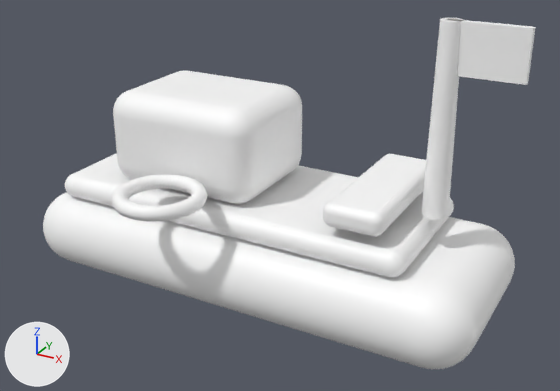
The glTF model public/assets/models/vehicles/boat_aero.glb: old version first, new version second.
Both versions are drawn from a 50 mm lens placed at (1.277, -2.228, 1.568), pointed at (0.102, -0.092, 0.5). The lights are fixed; the arrows at lower left show +X, +Y and +Z. The older version comes first. Where no turn or scale is listed for an object, it has been applied to the vertices.

Before the edit, the objects in view are built like this:
```python
me_mesh_0 = bpy.data.meshes.new('Mesh_0')
me_mesh_0.from_pydata(...)  # 488 vertices, 972 faces; spans x -0.85..0.85, y -0.36..0.36, z -0.14..0.14
me_mesh_0.materials.append(mat_solid)  # white #ffffff
me_mesh_1 = bpy.data.meshes.new('Mesh_1')
me_mesh_1.from_pydata(...)  # 488 vertices, 972 faces; spans x -0.675..0.675, y -0.28..0.28, z -0.045..0.045
me_mesh_1.materials.append(mat_accent)  # white #ffffff
me_mesh_2 = bpy.data.meshes.new('Mesh_2')
me_mesh_2.from_pydata(...)  # 488 vertices, 972 faces; spans x -0.29..0.29, y -0.23..0.23, z -0.17..0.17
me_mesh_2.materials.append(mat_glass)  # white #ffffff
me_mesh_5 = bpy.data.meshes.new('Mesh_5')
me_mesh_5.from_pydata(...)  # a box spanning x -0.125..0.125, y -0.013..0.013, z -0.08..0.08
me_mesh_5.materials.append(mat_emissive)  # white #ffffff
ob_boat_deck = bpy.data.objects.new('boat_deck', me_mesh_1)
ob_boat_deck.location = (-0.06, 0.0, 0.43)
ob_boat_flag = bpy.data.objects.new('boat_flag', me_mesh_5)
ob_boat_flag.location = (0.73, 0.0, 1.05)
ob_boat_hull = bpy.data.objects.new('boat_hull', me_mesh_0)
ob_boat_hull.location = (0.0, 0.0, 0.25)
ob_boat_windscreen = bpy.data.objects.new('boat_windscreen', me_mesh_2)
ob_boat_windscreen.location = (-0.24, 0.0, 0.64)
# also in view: 'boat_flagpole' at (0.62, 0.0, 0.82); 'boat_seat' at (0.44, 0.0, 0.55); 'lifebuoy' at (-0.18, -0.39, 0.55)
```
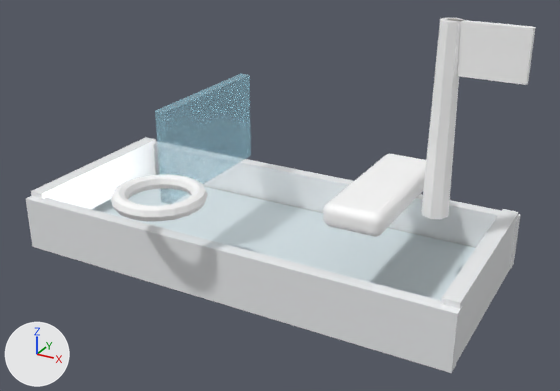
Where the newer file only moved an object's origin or applied its transform, the numbers keep the older frame.

The change, as a list of edits to the scene's bpy script:
```text
Add mat_aero_translucent_glass:
    mat_aero_translucent_glass = principled_material('aero_translucent_glass')
    mat_aero_translucent_glass.base_color = (0.447, 0.816, 0.969)  # cyan #b2e9fb
    mat_aero_translucent_glass.metallic = 0.12
    mat_aero_translucent_glass.roughness = 0.12
    mat_aero_translucent_glass.alpha = 0.361
Add mat_aero_ceramic_white:
    mat_aero_ceramic_white = principled_material('aero_ceramic_white')
    mat_aero_ceramic_white.base_color = (0.961, 0.976, 0.992)  # white #fbfcfe
    mat_aero_ceramic_white.metallic = 0.17
    mat_aero_ceramic_white.roughness = 0.24
Add mat_matte_walkable_floor:
    mat_matte_walkable_floor = principled_material('matte_walkable_floor')
    mat_matte_walkable_floor.base_color = (0.698, 0.792, 0.827)  # white #dae6eb
    mat_matte_walkable_floor.roughness = 0.71
Add me_geometry_9:
    me_geometry_9.from_pydata(...)  # a box spanning x -0.27..-0.23, y -0.27..0.27, z 0.465..0.795
    me_geometry_9.materials.append(mat_aero_translucent_glass)  # cyan #b2e9fb
Add me_geometry_8:
    me_geometry_8.from_pydata(...)  # a box spanning x 0.762..0.818, y -0.345..0.345, z 0.2..0.42
    me_geometry_8.materials.append(mat_aero_ceramic_white)  # white #fbfcfe
Add me_geometry_7:
    me_geometry_7.from_pydata(...)  # a box spanning x -0.818..-0.762, y -0.345..0.345, z 0.2..0.42
    me_geometry_7.materials.append(mat_aero_ceramic_white)  # white #fbfcfe
Add me_geometry_6:
    me_geometry_6.from_pydata(...)  # a box spanning x -0.82..0.82, y -0.37..-0.33, z 0.2..0.4
    me_geometry_6.materials.append(mat_aero_ceramic_white)  # white #fbfcfe
Add me_geometry_5:
    me_geometry_5.from_pydata(...)  # a box spanning x -0.82..0.82, y 0.33..0.37, z 0.2..0.4
    me_geometry_5.materials.append(mat_aero_ceramic_white)  # white #fbfcfe
Add me_geometry_4:
    me_geometry_4.from_pydata(...)  # a box spanning x -0.79..0.79, y -0.32..0.32, z 0.18..0.26
    me_geometry_4.materials.append(mat_matte_walkable_floor)  # white #dae6eb
Remove ob_boat_hull:
    ob_boat_hull = bpy.data.objects.new('boat_hull', me_mesh_0)
    ob_boat_hull.location = (0.0, 0.0, 0.25)
Remove ob_boat_deck:
    ob_boat_deck = bpy.data.objects.new('boat_deck', me_mesh_1)
    ob_boat_deck.location = (-0.06, 0.0, 0.43)
Remove ob_boat_windscreen:
    ob_boat_windscreen = bpy.data.objects.new('boat_windscreen', me_mesh_2)
    ob_boat_windscreen.location = (-0.24, 0.0, 0.64)
Add ob_boat_transparent_windscreen:
    ob_boat_transparent_windscreen = bpy.data.objects.new('Boat_Transparent_Windscreen', me_geometry_9)
    ob_boat_transparent_windscreen.location = (0.0, 0.0, 0.0)
Add ob_boat_bow_transom_0_79:
    ob_boat_bow_transom_0_79 = bpy.data.objects.new('Boat_Bow_Transom_0.79', me_geometry_8)
    ob_boat_bow_transom_0_79.location = (0.0, 0.0, 0.0)
Add ob_boat_bow_transom__0_79:
    ob_boat_bow_transom__0_79 = bpy.data.objects.new('Boat_Bow_Transom_-0.79', me_geometry_7)
    ob_boat_bow_transom__0_79.location = (0.0, 0.0, 0.0)
Add ob_boat_hull_rail_1:
    ob_boat_hull_rail_1 = bpy.data.objects.new('Boat_Hull_Rail_1', me_geometry_6)
    ob_boat_hull_rail_1.location = (0.0, 0.0, 0.0)
Add ob_boat_hull_rail__1:
    ob_boat_hull_rail__1 = bpy.data.objects.new('Boat_Hull_Rail_-1', me_geometry_5)
    ob_boat_hull_rail__1.location = (0.0, 0.0, 0.0)
Add ob_boat_interior_floor:
    ob_boat_interior_floor = bpy.data.objects.new('Boat_Interior_Floor', me_geometry_4)
    ob_boat_interior_floor.location = (0.0, 0.0, 0.0)
```

Boxes [x1, y1, x2, y2] around the edits, measured in the pictures (560 x 391 px):
'boat_hull', deleted: before [43, 192, 515, 369]
'Boat_Hull_Rail_1', added: after [26, 196, 463, 373]
'boat_windscreen', deleted: before [113, 71, 302, 204]
'boat_deck', deleted: before [65, 153, 454, 278]
'Boat_Interior_Floor', added: after [92, 187, 476, 301]
'Boat_Transparent_Windscreen', added: after [155, 74, 251, 204]
'Boat_Hull_Rail_-1', added: after [154, 141, 520, 269]
'Boat_Bow_Transom_0.79', added: after [441, 209, 519, 363]
'Boat_Bow_Transom_-0.79', added: after [31, 137, 156, 209]
